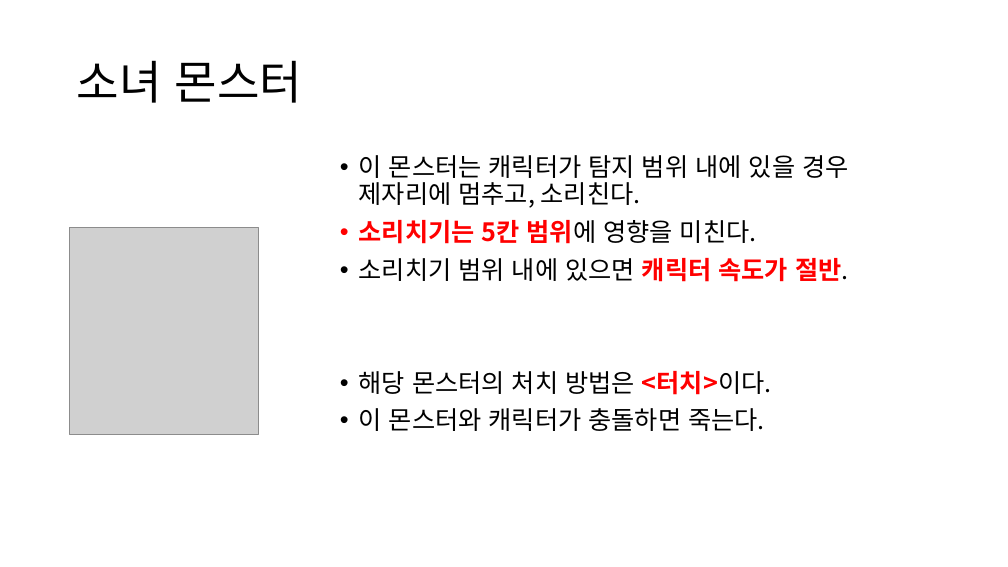
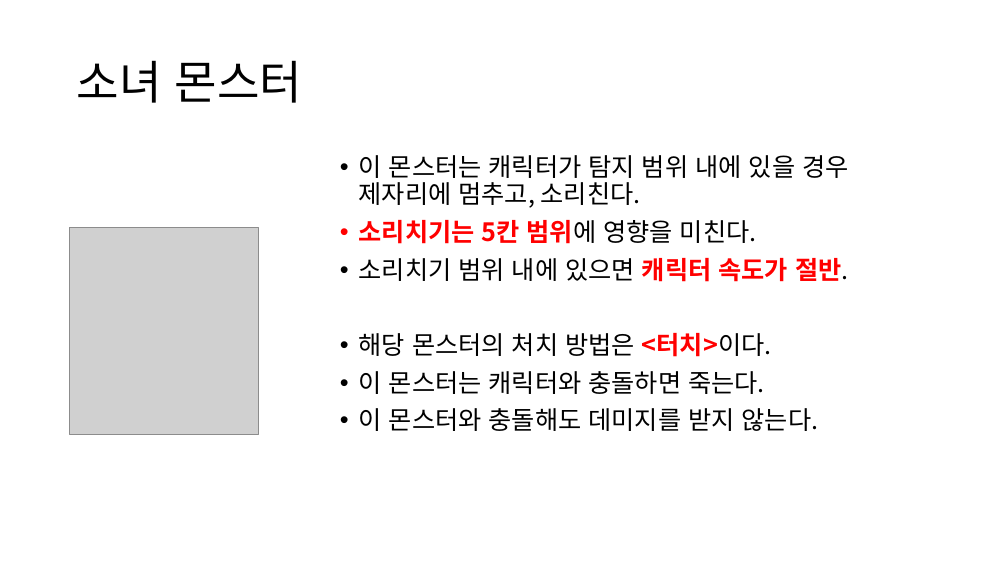
Before and after one commit to yimgunho/Witch_of_Time, a slide deck: slide 9 of 시간의 마녀_몬스터 기획.pptx (slide 7 before the commit). Drawn at 1008x567 pixels with LibreOffice and Linux fonts; fonts in the diff are those of the drawing; grey boxes stand for pictures. Boxes give left, top, right and bottom in pixels: in the first picture for what was removed or moved away, otherwise in the second. Text is boxed around its words. In the diff, an @@ line names an element or a change of style, - is before the commit and + after.

Commit message:
몬스터 기획 3

```diff
--- a/시간의 마녀_몬스터 기획.pptx
+++ b/시간의 마녀_몬스터 기획.pptx
@@ text at <box>359,371,818,431</box>: text changed @@
-• 이 몬스터와 캐릭터가 충돌하면 죽는다.
+• 이 몬스터는 캐릭터와 충돌하면 죽는다.
+• 이 몬스터와 충돌해도 데미지를 받지 않는다.
```
Also in this commit, not shown: 4 other slides changed, 10 slides added.
